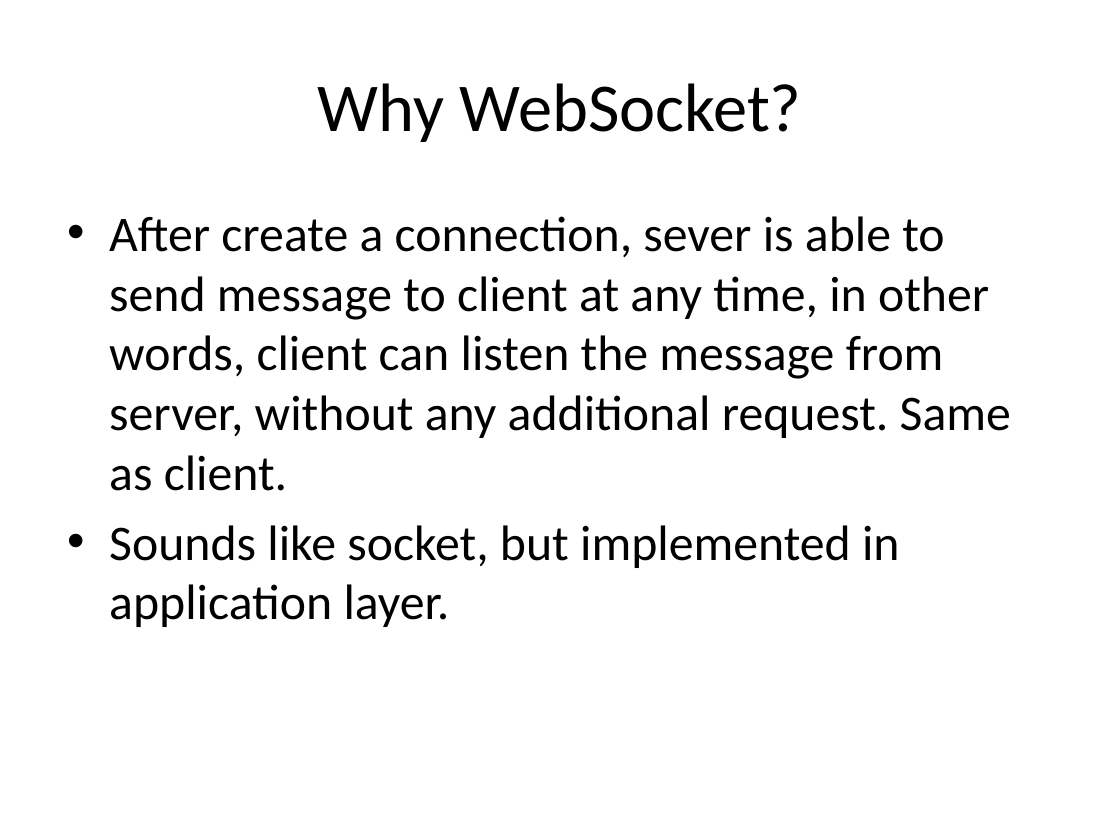
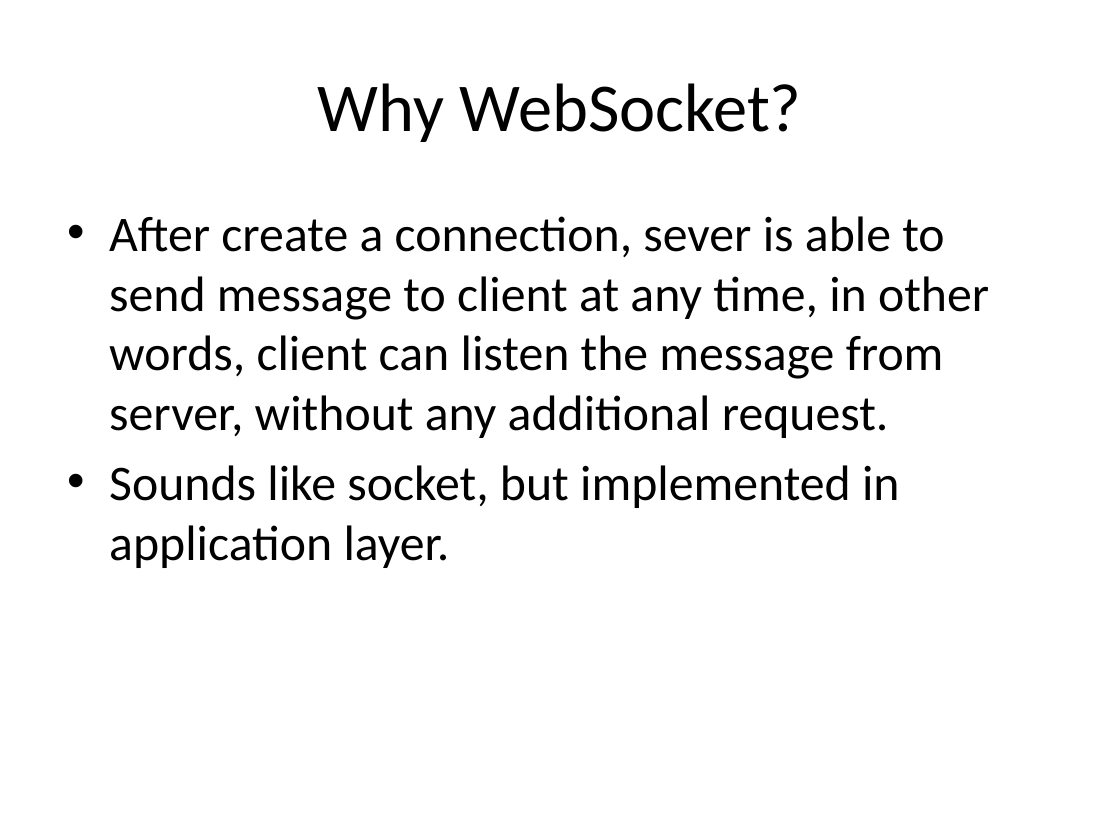
Before and after one commit to HLimit/h5_Traning, a slide deck: slide 3 of [presentation/[7]WebSockets.pptx. Drawn at 1120x840 pixels with LibreOffice and Linux fonts; fonts in the diff are those of the drawing. Boxes give left, top, right and bottom in pixels: in the first picture for what was removed or moved away, otherwise in the second. Text is boxed around its words. In the diff, an @@ line names an element or a change of style, - is before the commit and + after.

```diff
--- a/[presentation/[7]WebSockets.pptx
+++ b/[presentation/[7]WebSockets.pptx
@@ text at (109, 216, 989, 438): text changed @@
-• After create a connection, sever is able to send message to client at any time, in other words, client can listen the message from server, without any additional request. Same as client.
+• After create a connection, sever is able to send message to client at any time, in other words, client can listen the message from server, without any additional request.
```
Also in this commit, not shown: 8 slides added, 1 slide removed, 8 other files.
